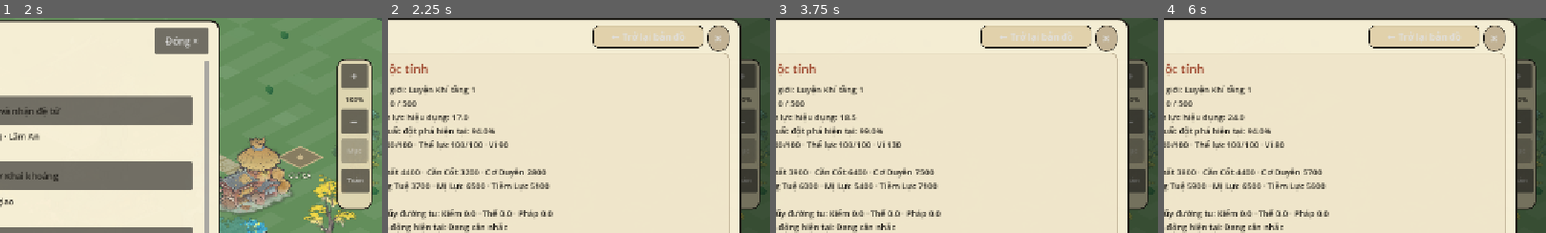
Above: before the commit, frames 1-4 (left to right).
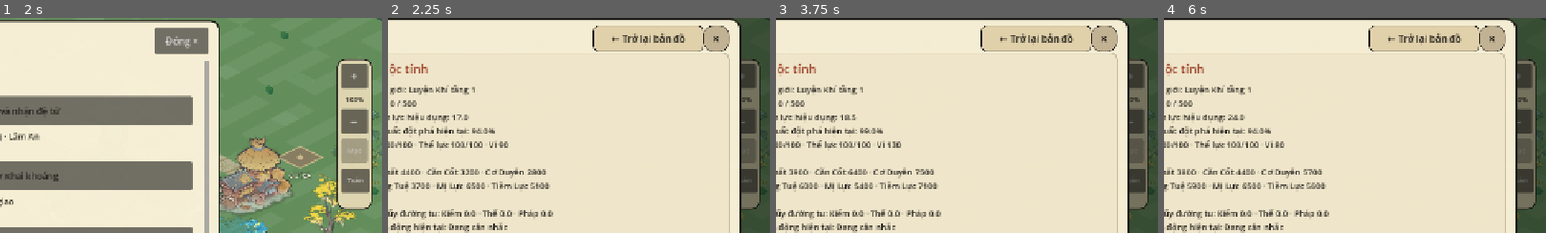
Above: after the commit, the same moments.

Repository: vuanhtuan161094-byte/TongMonBaDao
Game: Godot game, scene res://scenes/p3/p3_2_landscape_sect.tscn
The game is run twice, just before and just after one commit, with the same random seed, the same clock (stepped at 60 frames per second) and the same inputs.
Inputs (mouse positions are % of the whole screen's width and height, from its top left):
- Up to frame 1 (2 s): click (32, 31) at 0.52 s; click "Tông Môn" at 1.25 s
- Up to frame 2 (2.25 s): click "Đệ Tử" at 2 s
- Up to frame 3 (3.75 s): click "Lâm An" at 2.75 s; click "Triệu Linh Nhi" at 3.5 s
- Up to frame 4 (6 s): click "Triệu Linh Nhi" at 4.25 s; click "Lâm An" at 5 s; click "Cố Trường Phong" at 5.75 s
The pictures show only the part of the screen within x 50-100%, y 11-61%; the shares and areas given below are measured in that part.

Frame 1 is identical in both runs. In frame 2, 1.5% of the frame differs, in the area x 53-90%, y 3-16%; in frame 3, 1.5%; in frame 4, 1.5%.

Commit message:
feat(presentation): refine production panels and live workforce controls [skip ci]

Diff:
--- a/godot/src/presentation/p3_2_landscape_sect.gd
+++ b/godot/src/presentation/p3_2_landscape_sect.gd
@@ -742,6 +742,7 @@
     building_operation_title.add_theme_color_override("font_color", CINNABAR.darkened(0.18))
 
     var subtitle := _label(building_operation_panel, "Tình hình vận hành", Vector2(18, 48), Vector2(350, 22), 11)
+    subtitle.name = "BuildingOperationSubtitle"
     subtitle.add_theme_color_override("font_color", Color(0.22, 0.20, 0.16, 0.72))
 
     var close := Button.new()
@@ -755,6 +756,7 @@
     building_operation_panel.add_child(close)
 
     var separator := HSeparator.new()
+    separator.name = "BuildingOperationSeparator"
     separator.position = Vector2(14, 78)
     separator.size = Vector2(412, 2)
     building_operation_panel.add_child(separator)
@@ -832,6 +834,7 @@
     if building_management_feedback != "":
         feedback = "\n\n%s" % building_management_feedback
     var workforce_target := _workforce_building_type()
+    _layout_building_operation_panel(workforce_target != &"")
     building_operation_body.text = (
         _workforce_operation_summary(workforce_target) if workforce_target != &""
         else _building_operation_text(selected_building)
@@ -848,6 +851,25 @@
     else:
         building_operation_body.custom_minimum_size.y = 0
     _rebuild_building_management_controls()
+
+func _layout_building_operation_panel(compact: bool) -> void:
+    var width := PRODUCTION_PANEL_WIDTH if compact else 440.0
+    var content_width := PRODUCTION_CONTENT_WIDTH if compact else 384.0
+    building_operation_panel.position.x = 1280.0-width-16.0
+    building_operation_panel.size.x = width
+    building_operation_title.size.x = width-76.0
+    var subtitle := building_operation_panel.get_node("BuildingOperationSubtitle") as Label
+    subtitle.size.x = width-76.0
+    var close := building_operation_panel.get_node("CloseBuildingOperation") as Button
+    close.position.x = width-54.0
+    close.size = Vector2(44,44)
+    var separator := building_operation_panel.get_node("BuildingOperationSeparator") as HSeparator
+    separator.size.x = width-28.0
+    var scroll := building_operation_panel.get_node("BuildingOperationScroll") as ScrollContainer
+    scroll.size.x = width-28.0
+    building_operation_content.custom_minimum_size.x = content_width
+    building_operation_body.custom_minimum_size.x = content_width
+    building_management_container.custom_minimum_size.x = content_width
 
 func _rebuild_building_management_controls() -> void:
     if building_management_container == null:
@@ -952,7 +974,7 @@
     var ids: Array[StringName] = []
     var select := OptionButton.new()
     select.name = "WorkforceInstanceChooser"
-    select.custom_minimum_size = Vector2(384,46)
+    select.custom_minimum_size = Vector2(PRODUCTION_CONTENT_WIDTH,46)
     select.add_theme_font_size_override("font_size",14)
     var active := _selected_resource_instance(building_type)
     var selected_index := 0
@@ -983,12 +1005,24 @@
     if assigned.size() > 1:
         who = "Lỗi dữ liệu: nhiều đệ tử cùng một công trình"
     var output := ""
-    if building_type == BuildingSystem.TYPE_MINE:
+    if building_type in [BuildingSystem.TYPE_MINE,BuildingSystem.TYPE_LINH_FOREST]:
         var plan := buildings.selected_resource_production_plan(building)
         var rid := production_plan_registry.output_resource_id(plan)
-        output = "Kho: %s · %s" % [str(rid),_warehouse_pair(rid,true)]
-    elif building_type == BuildingSystem.TYPE_LINH_FOREST:
-        output = "Linh Mộc: %s" % _warehouse_pair(&"linh_moc",true)
+        var product := ResourceRegistry.new().display_name(rid)
+        var units := production_plan_registry.scaled_yield(plan,building.level)
+        output = "Sản phẩm: %s · mẻ dự kiến %d\nKho: %s" % [product,units,_warehouse_pair(rid,true)]
+        if assigned.size() == 1:
+            var running: Dictionary = {}
+            for raw_job in buildings.resource_timer_jobs(building):
+                if raw_job is Dictionary and str(raw_job.get("worker_id","")) == str(assigned[0]):
+                    running = raw_job
+                    break
+            if not running.is_empty():
+                output = "Đang làm: %s ×%d · +%.0f EXP nghề\nCòn %d phút · Kho: %s" % [
+                    ResourceRegistry.new().display_name(StringName(running.get("resource_id",""))),
+                    int(running.get("output_quantity",0)),float(running.get("profession_xp_gain",0.0)),
+                    maxi(0,int(running.get("finish_tick",state.tick))-state.tick),_warehouse_pair(rid,true)
+                ]
     else:
         output = "Linh Cốc: %s · Thanh Linh Thảo: %s" % [
             _warehouse_pair(&"linh_coc",true),_warehouse_pair(&"thanh_linh_thao",true)
@@ -1024,9 +1058,14 @@
     var button := Button.new()
     button.name = node_name
     button.text = label_text
-    button.custom_minimum_size = Vector2(112,44)
+    button.custom_minimum_size = Vector2(84,44)
     button.size_flags_horizontal = Control.SIZE_EXPAND_FILL
     button.add_theme_font_size_override("font_size",13)
+    button.add_theme_color_override("font_color",Color(0.97,0.95,0.86))
+    button.add_theme_color_override("font_hover_color",Color(1.0,0.98,0.89))
+    button.add_theme_stylebox_override("normal",_style(JADE_DARK,INK,1,8))
+    button.add_theme_stylebox_override("hover",_style(JADE_DARK.lightened(0.13),GOLD,2,8))
+    button.add_theme_stylebox_override("disabled",_style(Color(0.69,0.67,0.58),Color(0.49,0.47,0.40),1,8))
     button.pressed.connect(callback)
     parent.add_child(button)
     return button
@@ -1034,7 +1073,7 @@
 func _build_workforce_card(building_type: StringName, profession_id: StringName) -> void:
     var buildings := BuildingSystem.new()
     var building := _selected_resource_instance(building_type)
-    _add_management_section_label("NGƯỜI PHỤ TRÁCH · THAO TÁC NHANH")
+    _add_management_section_label("ĐỆ TỬ PHỤ TRÁCH")
     if building == null:
         _add_management_section_label("Chưa có công trình để phân công.")
         return
@@ -1044,7 +1083,7 @@
     var label := Label.new()
     label.name = "WorkforceOwner"
     label.autowrap_mode = TextServer.AUTOWRAP_WORD_SMART
-    label.custom_minimum_size = Vector2(384,40)
+    label.custom_minimum_size = Vector2(PRODUCTION_CONTENT_WIDTH,40)
     label.add_theme_font_size_override("font_size",15)
     label.add_theme_color_override("font_color",INK)
     if assigned.size() > 1:
@@ -1061,7 +1100,7 @@
     _build_resource_instance_chooser(building_type)
     var buttons := HBoxContainer.new()
     buttons.name = "WorkforceQuickActions"
-    buttons.custom_minimum_size = Vector2(384,48)
+    buttons.custom_minimum_size = Vector2(PRODUCTION_CONTENT_WIDTH,48)
     buttons.add_theme_constant_override("separation",7)
     building_management_container.add_child(buttons)
     var choose := _workforce_ui_button(buttons,"WorkforceChoose","Chọn / Đổi",Callable(self,"_open_workforce_picker").bind(building.id))
@@ -1072,11 +1111,19 @@
         start.tooltip_text = "Gửi lệnh tới scheduler; tiến độ và sản phẩm là dữ liệu thực."
     else:
         start.tooltip_text = "Cần người phụ trách rảnh, slot và nguyên liệu hợp lệ."
-    var remove := _workforce_ui_button(buttons,"WorkforceRemove","Gỡ người",Callable(self,"_workforce_remove").bind(building.id))
-    remove.disabled = not owned or buildings.disciple_has_active_timed_recipe(state,worker_id) or buildings.disciple_has_active_spirit_plot(state,worker_id)
+    var active_timer := false
+    if owned and building_type in [BuildingSystem.TYPE_MINE,BuildingSystem.TYPE_LINH_FOREST]:
+        for raw_job in buildings.resource_timer_jobs(building):
+            if raw_job is Dictionary and str(raw_job.get("worker_id","")) == str(worker_id):
+                active_timer = true
+                break
+    var remove := _workforce_ui_button(buttons,"WorkforceRemove","Hủy mẻ" if active_timer else "Gỡ người",
+        Callable(self,"_workforce_cancel_timer").bind(building.id,worker_id) if active_timer else Callable(self,"_workforce_remove").bind(building.id))
+    remove.disabled = not owned or (not active_timer and (buildings.disciple_has_active_timed_recipe(state,worker_id) or buildings.disciple_has_active_spirit_plot(state,worker_id)))
     if not state.sect.economy_a_enabled and building_type in [BuildingSystem.TYPE_MINE,BuildingSystem.TYPE_LINH_FOREST]:
-        var enable := _workforce_ui_button(building_management_container,"WorkforceEnableTimer","Bật sản xuất timer (Economy-A)",Callable(self,"_workforce_enable_timer"))
-        enable.custom_minimum_size = Vector2(384,42)
+        var enable := _workforce_ui_button(building_management_container,"WorkforceEnableTimer","Bật chu kỳ sản xuất",Callable(self,"_workforce_enable_timer"))
+        enable.custom_minimum_size = Vector2(PRODUCTION_CONTENT_WIDTH,44)
+        enable.tooltip_text = "Dùng chu kỳ sản xuất thật từ Economy-A và scheduler hiện có."
 
 func _workforce_enable_timer() -> void:
     var result := EconomySystem.new().enable_v1(state)
@@ -1108,6 +1155,22 @@
     else:
         var ok := workforce.assign_group(state,assigned[0],&"")
         building_management_feedback = "Đã gỡ người phụ trách khỏi công trình." if ok else "Đệ tử đang bận; phải hoàn thành hoặc hủy công việc hợp lệ trước."
+    _refresh_building_operation_content()
+
+func _workforce_cancel_timer(building_id: StringName, worker_id: StringName) -> void:
+    if not state.buildings.has(str(building_id)):
+        return
+    var building: BuildingState = state.buildings[str(building_id)]
+    var owns_timer := false
+    for raw_job in BuildingSystem.new().resource_timer_jobs(building):
+        if raw_job is Dictionary and str(raw_job.get("worker_id","")) == str(worker_id):
+            owns_timer = true
+            break
+    if not owns_timer:
+        building_management_feedback = "Mẻ đã kết thúc; không có gì để hủy."
+    else:
+        var cancelled := BuildingSystem.new().cancel_resource_timer(state,worker_id)
+        building_management_feedback = "Đã hủy mẻ trên công trình này." if cancelled else "Không thể hủy mẻ hiện tại."
     _refresh_building_operation_content()
 
 # Advanced controls remain accessible for production plans, policies, and the
@@ -1131,11 +1194,21 @@
     var toggle := Button.new()
     toggle.name = "WorkforceAdvancedToggle"
     toggle.text = "Ẩn tùy chọn nâng cao" if workforce_advanced_visible else "Kế hoạch / Danh sách nâng cao"
-    toggle.custom_minimum_size = Vector2(384,40)
+    toggle.custom_minimum_size = Vector2(PRODUCTION_CONTENT_WIDTH,44)
     toggle.pressed.connect(_toggle_workforce_advanced)
     building_management_container.add_child(toggle)
     building_management_container.add_child(advanced)
     advanced.visible = workforce_advanced_visible
+    if workforce_advanced_visible:
+        _fit_workforce_controls(advanced)
+
+func _fit_workforce_controls(node: Node) -> void:
+    if node is Control:
+        var control := node as Control
+        if control.custom_minimum_size.x > PRODUCTION_CONTENT_WIDTH:
+            control.custom_minimum_size.x = PRODUCTION_CONTENT_WIDTH
+    for child in node.get_children():
+        _fit_workforce_controls(child)
 
 func _toggle_workforce_advanced() -> void:
     workforce_advanced_visible = not workforce_advanced_visible
@@ -1158,9 +1231,9 @@
     workforce_picker_offset = 0
     workforce_picker_panel = Panel.new()
     workforce_picker_panel.name = "WorkforcePicker"
-    # Fit entirely beside the 440px right-hand building panel.
+    # Fit beside the compact production panel without hiding live actions.
     # Do not block its Start/Remove controls while a candidate is inspected.
-    workforce_picker_panel.position = Vector2(326,102)
+    workforce_picker_panel.position = Vector2(440,102)
     workforce_picker_panel.size = Vector2(480,516)
     workforce_picker_panel.z_index = 90
     workforce_picker_panel.mouse_filter = Control.MOUSE_FILTER_STOP
@@ -3840,15 +3913,18 @@
     back.name = "BackToMapContext"
     back.text = "← Trở lại bản đồ"
     back.position = Vector2(936, 12)
-    back.size = Vector2(184, 38)
+    back.size = Vector2(184, 44)
+    back.add_theme_color_override("font_color",INK)
+    back.add_theme_color_override("font_hover_color",INK)
     back.add_theme_stylebox_override("normal", _style(Color(0.88, 0.82, 0.67, 1.0), INK, 1, 8))
     back.pressed.connect(_return_to_disciple_summary)
     panel.add_child(back)
 
     var close := Button.new()
     close.text = "×"
-    close.position = Vector2(1128, 12)
-    close.size = Vector2(36, 34)
+    close.position = Vector2(1120, 12)
+    close.size = Vector2(44, 44)
+    close.add_theme_color_override("font_color",INK)
     close.add_theme_font_size_override("font_size", 22)
     close.add_theme_stylebox_override("normal", _style(Color(0.76, 0.70, 0.58, 1.0), INK, 1, 16))
     close.pressed.connect(_return_to_disciple_summary)
--- a/godot/tests/presentation/gui_workforce_v1_e2e_test.gd
+++ b/godot/tests/presentation/gui_workforce_v1_e2e_test.gd
@@ -90,8 +90,8 @@
     ui.call("_open_building",SectMapPresentation.DEST_MINE)
     await process_frame
     var remove := ui.find_child("WorkforceRemove",true,false) as Button
-    if remove == null or not remove.disabled:
-        _fail("busy Mine worker can be removed during committed timer")
+    if remove == null or remove.disabled or remove.text != "Hủy mẻ":
+        _fail("active Mine timer must expose canonical cancel instead of worker removal")
         return
     if not await _press("WorkforceChoose"):
         return
